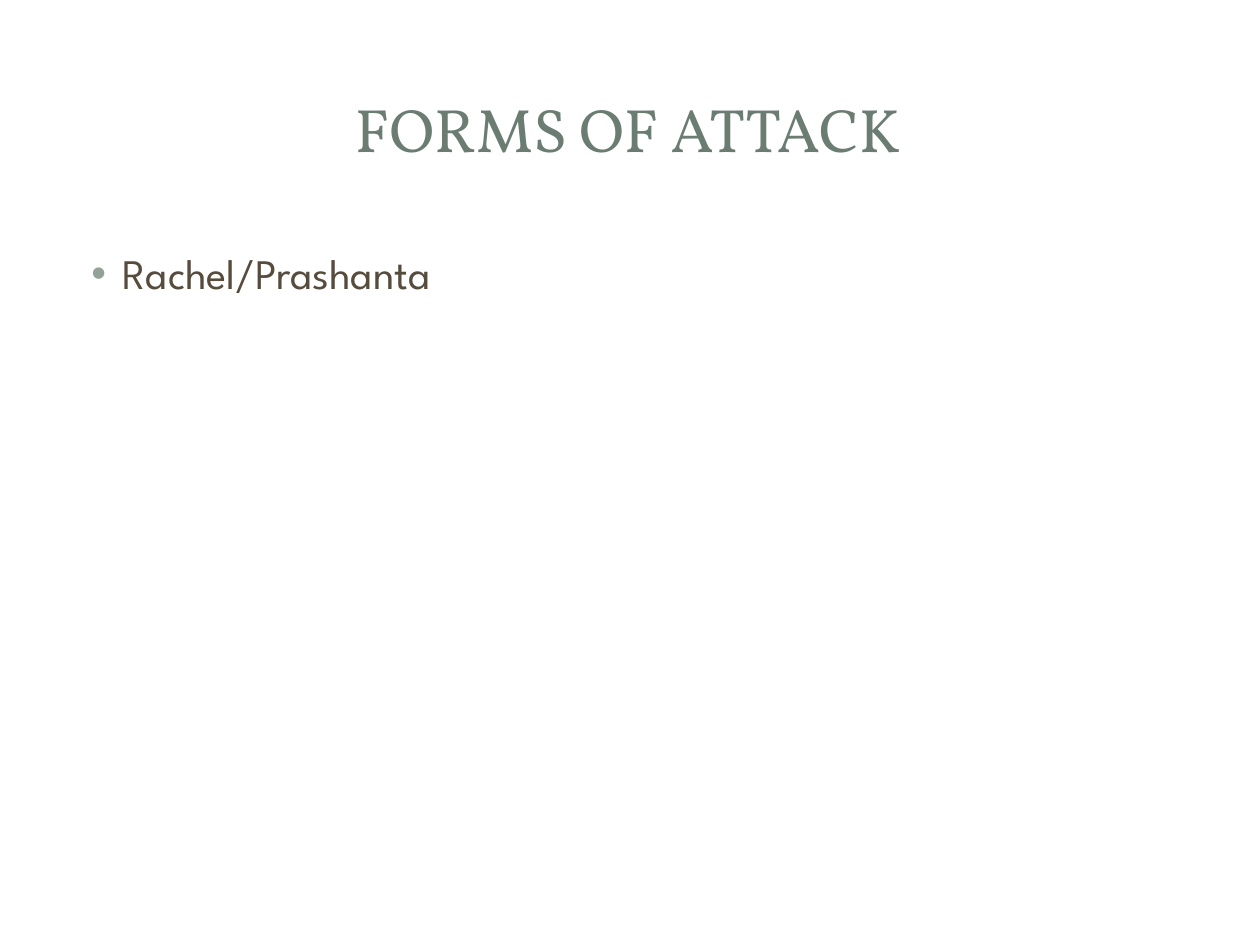
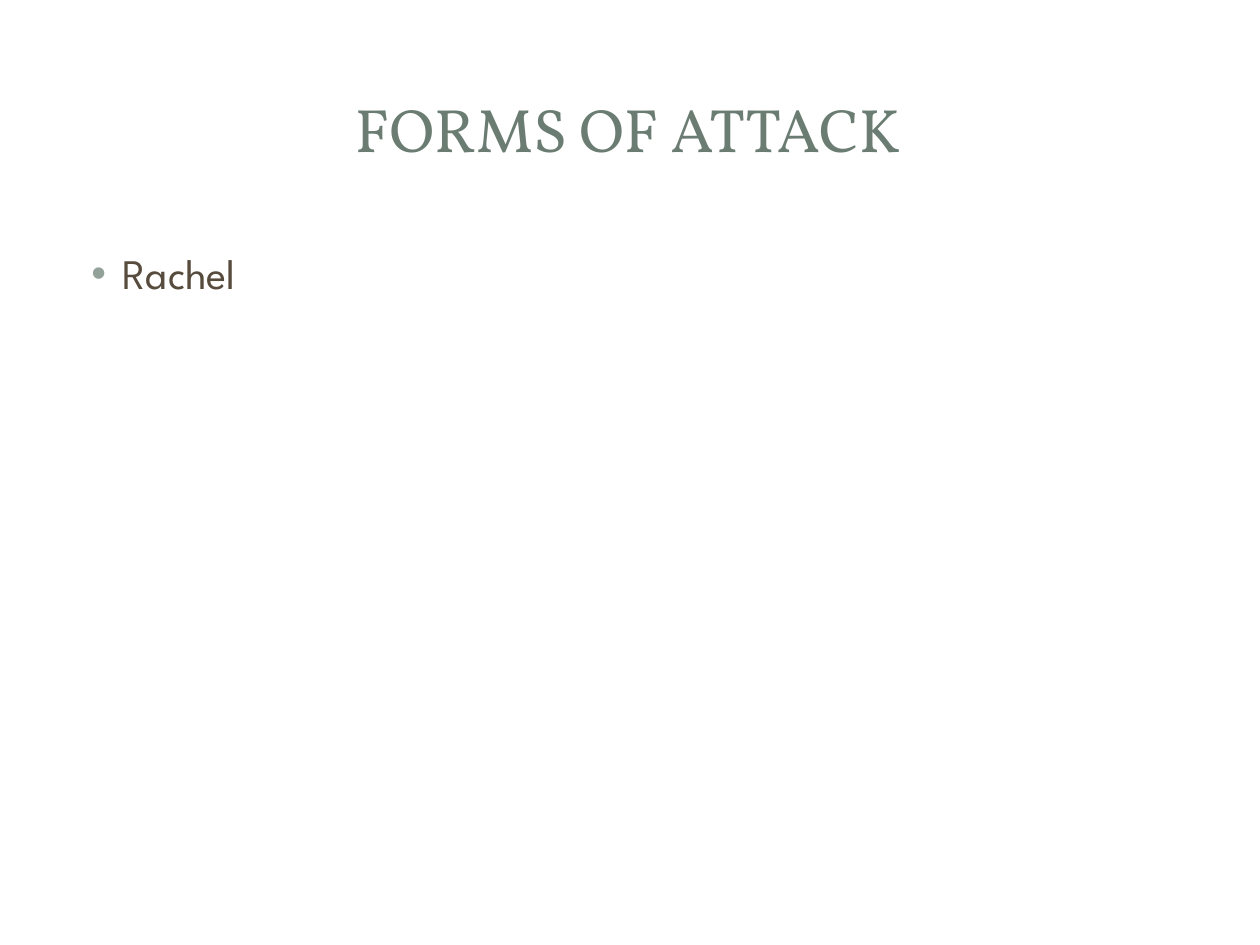
Before and after one commit to mjmalkowski11023/Computer-Security-2013, a slide deck: slide 5 of VMBR_Presentation.pptx. Drawn at 1260x945 pixels with LibreOffice and Linux fonts; fonts in the diff are those of the drawing; background and template pictures are left out. Boxes give left, top, right and bottom in pixels: in the first picture for what was removed or moved away, otherwise in the second. Text is boxed around its words. In the diff, an @@ line names an element or a change of style, - is before the commit and + after.

```diff
--- a/VMBR_Presentation.pptx
+++ b/VMBR_Presentation.pptx
@@ text at bbox=[123, 260, 236, 290]: text changed @@
-• Rachel/Prashanta
+• Rachel
```
Also in this commit, not shown: 3 other slides changed.
